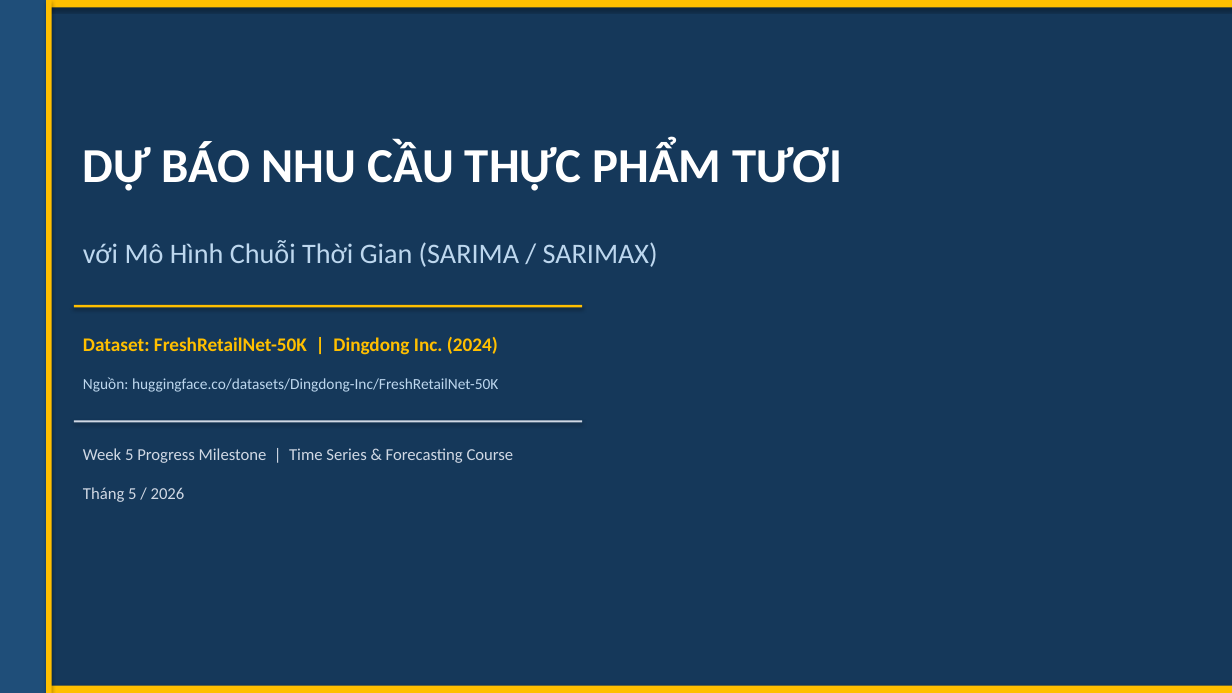
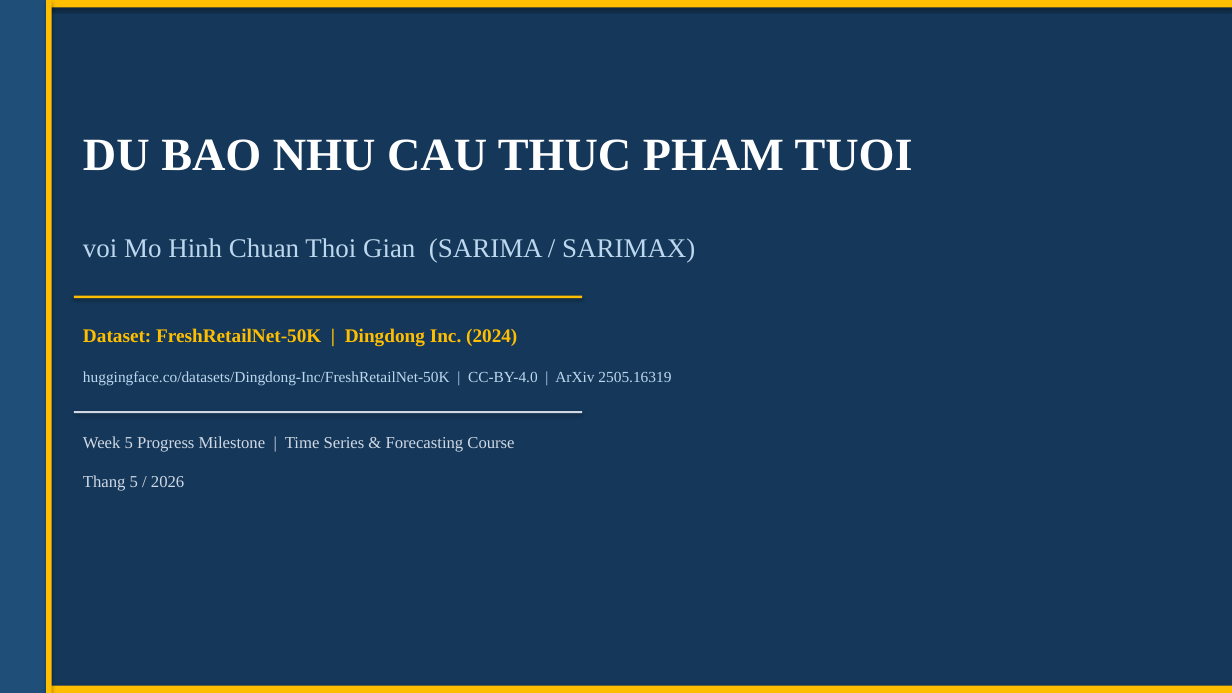
Before and after one commit to thanh-tai-435/TimeSeriesMrSu, a slide deck: slide 1 of Week5_Slides.pptx. Drawn at 1232x693 pixels with LibreOffice and Linux fonts; fonts in the diff are those of the drawing. Boxes give left, top, right and bottom in pixels: in the first picture for what was removed or moved away, otherwise in the second. Text is boxed around its words. In the diff, an @@ line names an element or a change of style, - is before the commit and + after.

```diff
--- a/Week5_Slides.pptx
+++ b/Week5_Slides.pptx
@@ text at <box>83,139,913,171</box>: text changed; size 38 to 36 pt; font Calibri to Times New Roman @@
-DỰ BÁO NHU CẦU THỰC PHẨM TƯƠI
+DU BAO NHU CAU THUC PHAM TUOI
@@ text at <box>83,238,695,263</box>: text changed; size 22 to 21 pt; font Calibri to Times New Roman @@
-với Mô Hình Chuỗi Thời Gian (SARIMA / SARIMAX)
+voi Mo Hinh Chuan Thoi Gian (SARIMA / SARIMAX)
@@ text "Dataset: FreshRetailNet-50K | Dingdong Inc. ..." at <box>83,328,517,346</box>: font Calibri to Times New Roman @@
@@ text at <box>83,371,671,385</box>: text changed; font Calibri to Times New Roman @@
-Nguồn: huggingface.co/datasets/Dingdong-Inc/FreshRetailNet-50K
+huggingface.co/datasets/Dingdong-Inc/FreshRetailNet-50K | CC-BY-4.0 | ArXiv 2505.16319
@@ 2 texts, 2 rectangles: place and size @@
-2 texts, 2 rectangles at <box>74,305,582,463</box>
+2 texts, 2 rectangles at <box>74,296,582,451</box>
@@ text "Week 5 Progress Milestone | ..." at <box>83,436,514,451</box>: font Calibri to Times New Roman @@
@@ text at <box>83,475,184,491</box>: text changed; font Calibri to Times New Roman @@
-Tháng 5 / 2026
+Thang 5 / 2026
```
Also in this commit, not shown: 12 other slides changed, 1 slide added, 1 slide removed, 13 other files.
